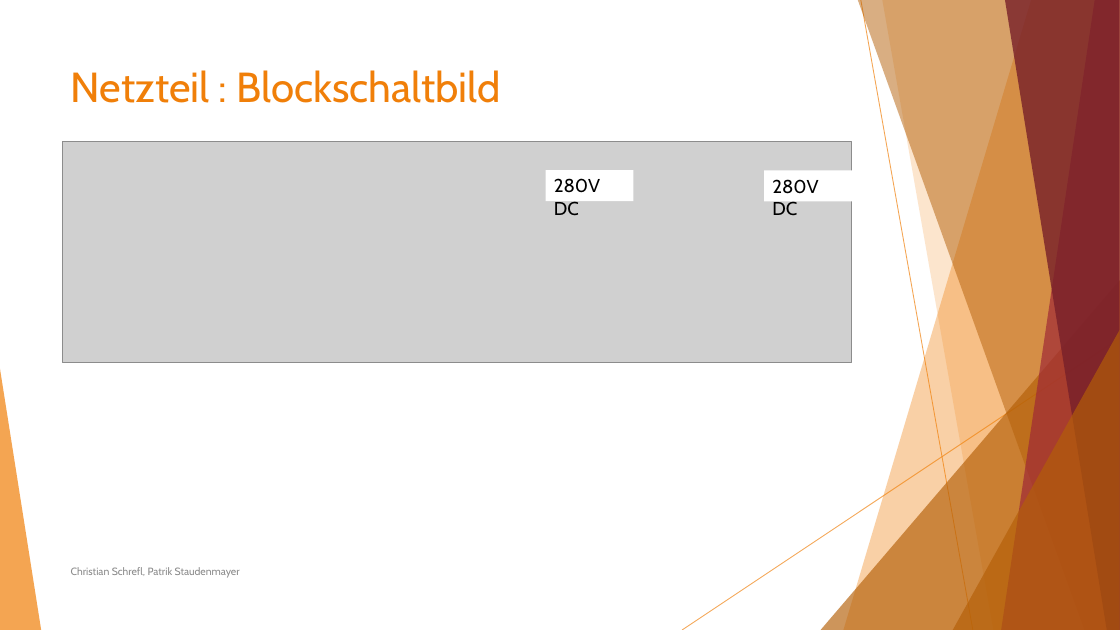
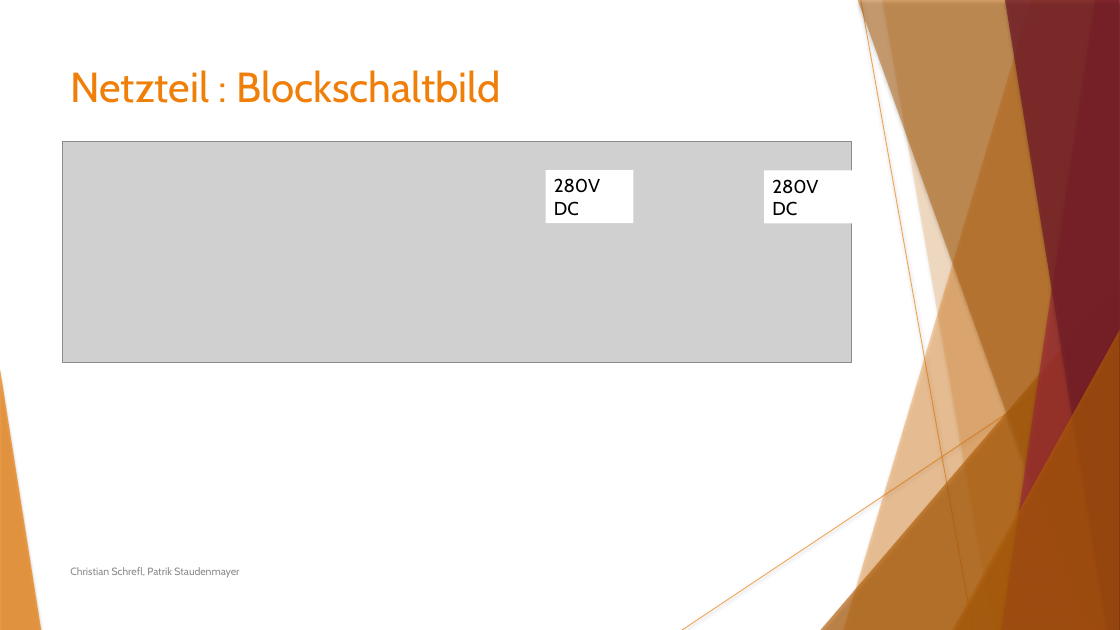
Before and after one commit to Staudi14/tube-amplifier, a slide deck: slide 6 of Präsentation/Staudenmayer_Schrefl_ProjektRöhrenverstärker.pptx. Drawn at 1120x630 pixels with LibreOffice and Linux fonts; fonts in the diff are those of the drawing; grey boxes stand for pictures. Boxes give left, top, right and bottom in pixels: in the first picture for what was removed or moved away, otherwise in the second. Text is boxed around its words. In the diff, an @@ line names an element or a change of style, - is before the commit and + after.

```diff
--- a/Präsentation/Staudenmayer_Schrefl_ProjektRöhrenverstärker.pptx
+++ b/Präsentation/Staudenmayer_Schrefl_ProjektRöhrenverstärker.pptx
@@ line (861, 0) - (973, 630): stroke #F07F09 0.75 pt to #F07F09 0.74 pt @@
@@ freeform shape at (x1=882, y1=0, x2=1120, y2=630): shadow on; outline redrawn @@
@@ rectangle "280V DC" resized from (x1=546, y1=171, x2=634, y2=202) to (x1=546, y1=171, x2=634, y2=223) @@
@@ rectangle "280V DC" resized from (x1=765, y1=171, x2=853, y2=202) to (x1=765, y1=171, x2=853, y2=223) @@
@@ line (1120, 339) - (682, 630): stroke #F07F09 0.75 pt to #F07F09 0.74 pt @@
@@ shadow on in 7 elements at (x1=844, y1=0, x2=1120, y2=630), (x1=821, y1=280, x2=1120, y2=630), (x1=858, y1=0, x2=1120, y2=630), (x1=1002, y1=0, x2=1120, y2=630), (x1=1005, y1=0, x2=1120, y2=630), (x1=953, y1=330, x2=1120, y2=630), (x1=0, y1=369, x2=41, y2=630) @@
@@ text "Christian Schrefl, Patrik Staudenmayer" at (x1=70, y1=567, x2=239, y2=578): text colour #8C8C8C to #8B8B8B @@
```
Also in this commit, not shown: 17 other slides changed, 2 slides added.
